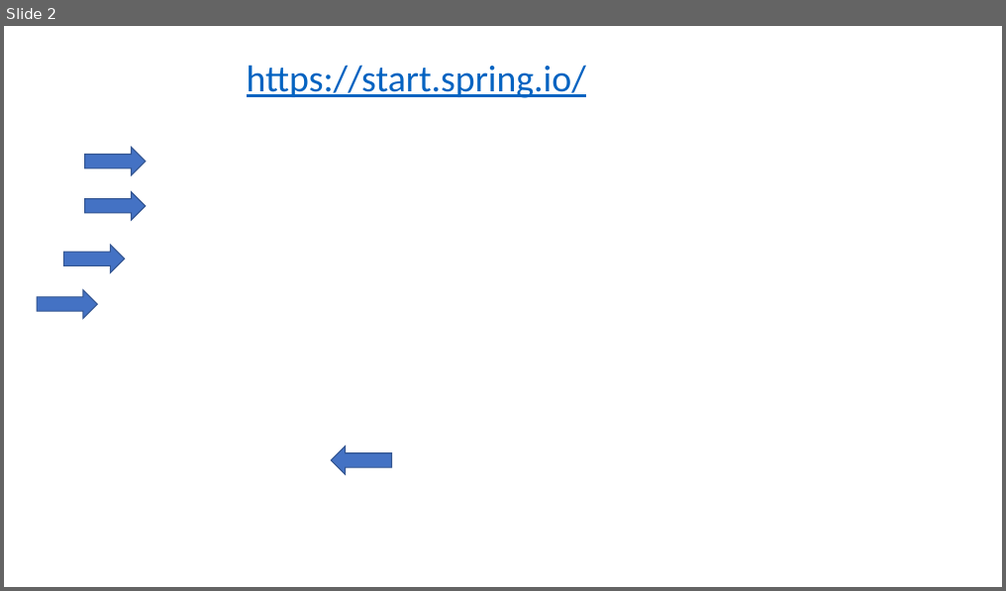
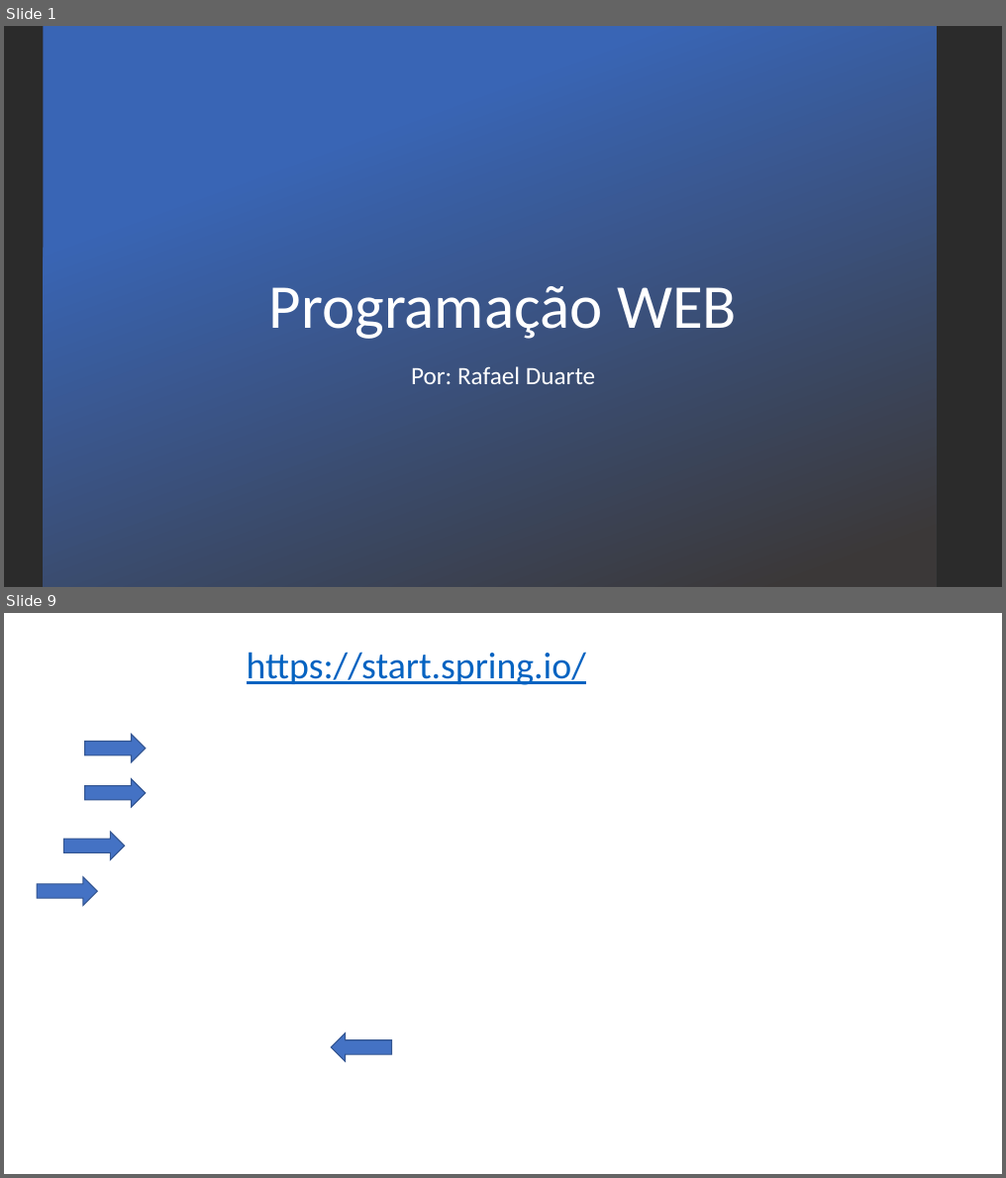
Before and after one commit to duarterafael/web-programming-classroom, a slide deck: classes/Aula2-Backend.pptx. Shown one above the other, each under a label of ours: slide 2 before the commit, slides 1 and 9 after it; the slides between them are not shown. The pictures are 1006x591 and 1006x1178 pixels, drawn with LibreOffice and Linux fonts; fonts in the diff are those of the drawing; background and template pictures are left out; a plain dark background stands for a picture behind light text. Boxes give left, top, right and bottom in pixels: in the first picture for what was removed or moved away, otherwise in the second. Text is boxed around its words. In the diff, an @@ line names an element or a change of style, - is before the commit and + after.

```diff
--- a/classes/Aula2-Backend.pptx
+++ b/classes/Aula2-Backend.pptx
@@ slide 1 added at bbox=[4, 26, 1002, 587], background picture (left out) @@
@@ rectangle added at bbox=[43, 26, 936, 587], fill gradient #3965B5 to #3B3838 @@
@@ title added at bbox=[269, 286, 737, 339], 60 pt, text #FFFFFF @@
+Programação WEB
@@ subtitle added at bbox=[411, 367, 595, 384], 24 pt, text #FFFFFF @@
+Por: Rafael Duarte
@@ what was slide 2 is now slide 9 @@
```
Also in this commit, not shown: 1 slide changed, 9 other slides added.
